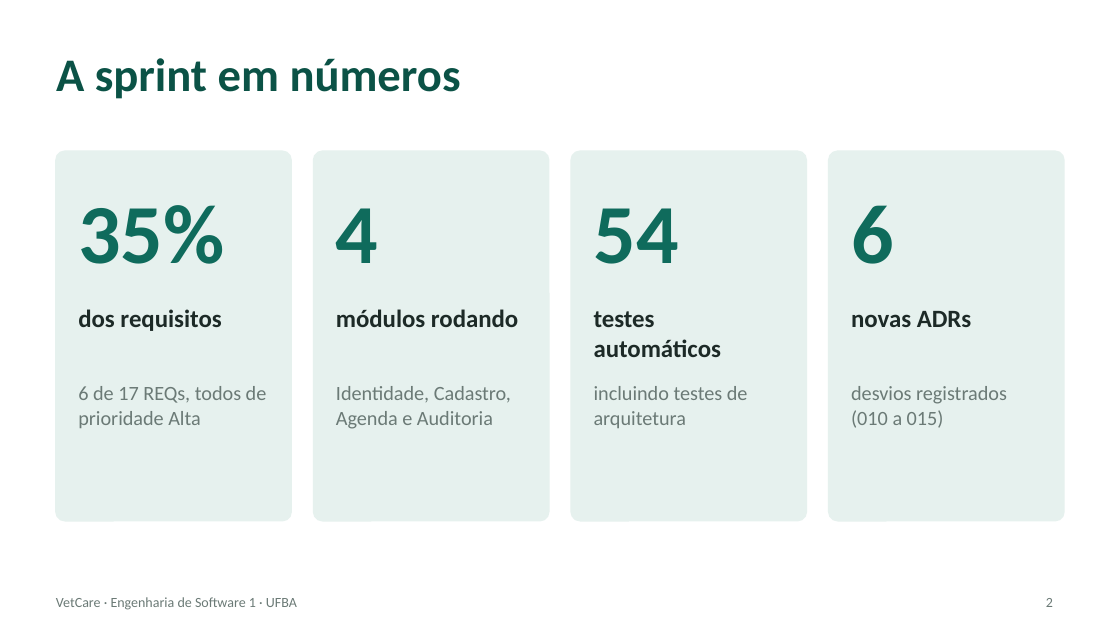
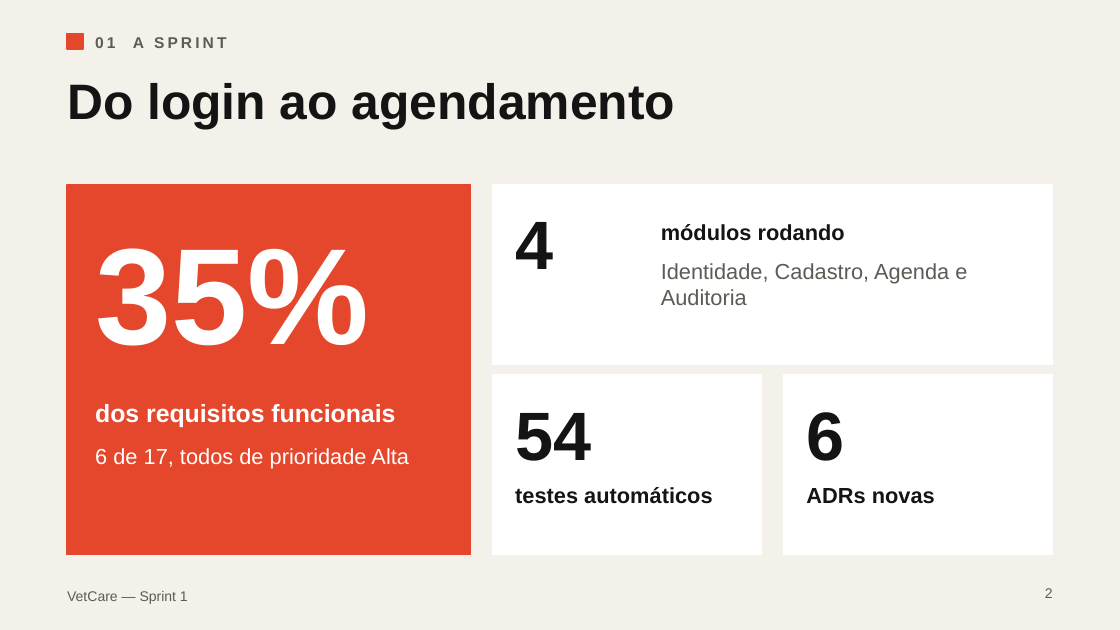
Before and after one commit to GuilhermePSBG/vetcare, a slide deck: slide 2 of docs/VetCare_Trabalho2_Sprint1.pptx. Drawn at 1120x630 pixels with LibreOffice and Linux fonts; fonts in the diff are those of the drawing. Boxes give left, top, right and bottom in pixels: in the first picture for what was removed or moved away, otherwise in the second. Text is boxed around its words. In the diff, an @@ line names an element or a change of style, - is before the commit and + after.

Commit message:
Novas cores do sistema

```diff
--- a/docs/VetCare_Trabalho2_Sprint1.pptx
+++ b/docs/VetCare_Trabalho2_Sprint1.pptx
@@ background #FFFFFF to #F4F1EA @@
@@ title removed at box(56, 58, 461, 99) @@
-A sprint em números
@@ rectangle added at box(67, 34, 83, 49), fill #E4472B, outline #E4472B 1 pt @@
@@ text added at box(95, 37, 226, 48), 10 pt, text #5E5B55, bold @@
+01 A SPRINT
@@ title added at box(67, 83, 675, 129), 32 pt, text #141414, bold @@
+Do login ao agendamento
@@ rounded rectangle removed at box(56, 151, 291, 521) @@
@@ rounded rectangle removed at box(314, 151, 549, 521) @@
@@ rounded rectangle removed at box(571, 151, 806, 521) @@
@@ rounded rectangle removed at box(829, 151, 1064, 521) @@
@@ rectangle added at box(67, 185, 470, 554), fill #E4472B, outline #E4472B 1 pt @@
@@ text "35%": place and size @@
-text "35%" at box(78, 205, 224, 264)
+text "35%" at box(95, 248, 369, 346)
@@ text "35%" at box(95, 248, 369, 346): size 54 to 88 pt, font Calibri to Arial, text colour #0F6B5C to #FFFFFF @@
@@ rectangle added at box(493, 185, 1053, 364), fill #FFFFFF, outline #FFFFFF 1 pt @@
@@ text "4": place and size @@
-text "4" at box(336, 208, 379, 263)
+text "4" at box(515, 222, 553, 269)
@@ text "módulos rodando": place and size @@
-text "módulos rodando" at box(336, 309, 518, 327)
+text "módulos rodando" at box(661, 224, 845, 241)
@@ text "módulos rodando" at box(661, 224, 845, 241): size 16 to 14 pt, font Calibri to Arial, text colour #1D2A27 to #141414 @@
@@ text "Identidade, Cadastro, Agenda e Auditoria": place and size @@
-text "Identidade, Cadastro, Agenda e Auditoria" at box(336, 386, 511, 429)
+text "Identidade, Cadastro, Agenda e Auditoria" at box(661, 263, 967, 305)
@@ text "Identidade, Cadastro, Agenda e Auditoria" at box(661, 263, 967, 305): size 13 to 14 pt, font Calibri to Arial, text colour #6B7A76 to #5E5B55 @@
@@ text removed at box(851, 311, 972, 327) @@
-novas ADRs
@@ rectangle added at box(493, 375, 762, 554), fill #FFFFFF, outline #FFFFFF 1 pt @@
@@ text removed at box(594, 386, 748, 428) @@
-incluindo testes de arquitetura
@@ rectangle added at box(784, 375, 1053, 554), fill #FFFFFF, outline #FFFFFF 1 pt @@
@@ text at box(95, 404, 395, 427): text changed; font Calibri to Arial; text colour #1D2A27 to #FFFFFF @@
-dos requisitos
+dos requisitos funcionais
@@ text "54": place and size @@
-text "54" at box(594, 208, 679, 264)
+text "54" at box(515, 413, 591, 461)
@@ size 54 to 44 pt, font Calibri to Arial, text colour #0F6B5C to #141414 in 3 elements at box(515, 222, 553, 269), box(515, 413, 591, 461), box(806, 412, 844, 461) @@
@@ text "6": place and size @@
-text "6" at box(851, 205, 894, 264)
+text "6" at box(806, 412, 844, 461)
@@ text at box(95, 448, 409, 468): text changed; size 13 to 14 pt; font Calibri to Arial; text colour #6B7A76 to #FFFFFF @@
-6 de 17 REQs, todos de prioridade Alta
+6 de 17, todos de prioridade Alta
@@ text "testes automáticos" at box(515, 487, 712, 504): size 16 to 14 pt, font Calibri to Arial, text colour #1D2A27 to #141414 @@
@@ text "testes automáticos": place and size @@
-text "testes automáticos" at box(594, 311, 721, 357)
+text "testes automáticos" at box(515, 487, 712, 504)
@@ text at box(806, 488, 935, 504): text changed; size 13 to 14 pt; font Calibri to Arial; text colour #6B7A76 to #141414; bold on @@
-desvios registrados (010 a 015)
+ADRs novas
@@ text at box(67, 591, 188, 604): text changed; font Calibri to Arial; text colour #6B7A76 to #5E5B55 @@
-VetCare · Engenharia de Software 1 · UFBA
+VetCare — Sprint 1
@@ page number: place and size @@
-page number at box(1046, 598, 1053, 607)
+page number at box(1045, 588, 1053, 598)
@@ page number at box(1045, 588, 1053, 598): font Calibri to Arial, text colour #6B7A76 to #5E5B55 @@
```
Also in this commit, not shown: 10 other slides changed, 2 slides added, 1 slide removed, 1 other file.
